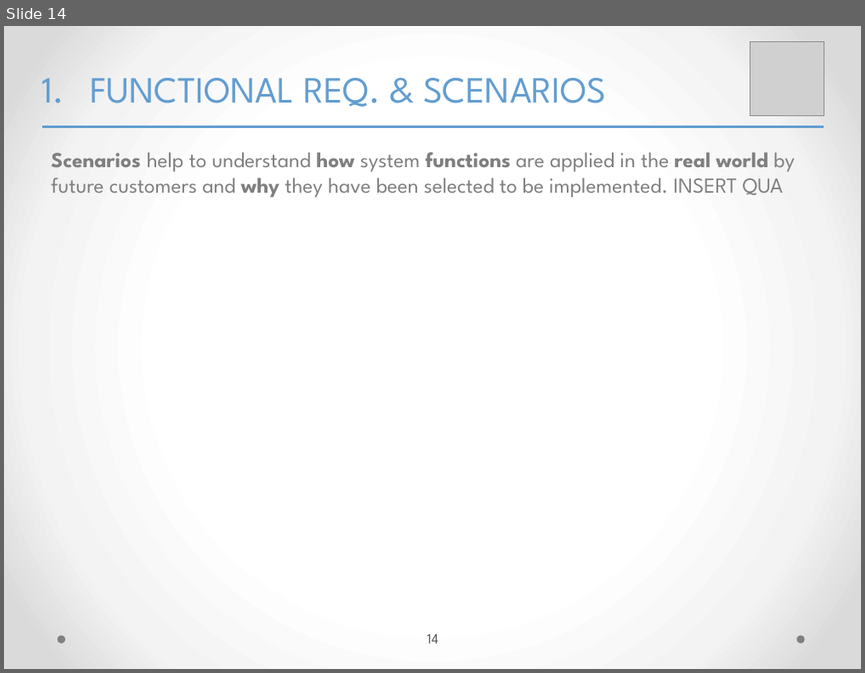
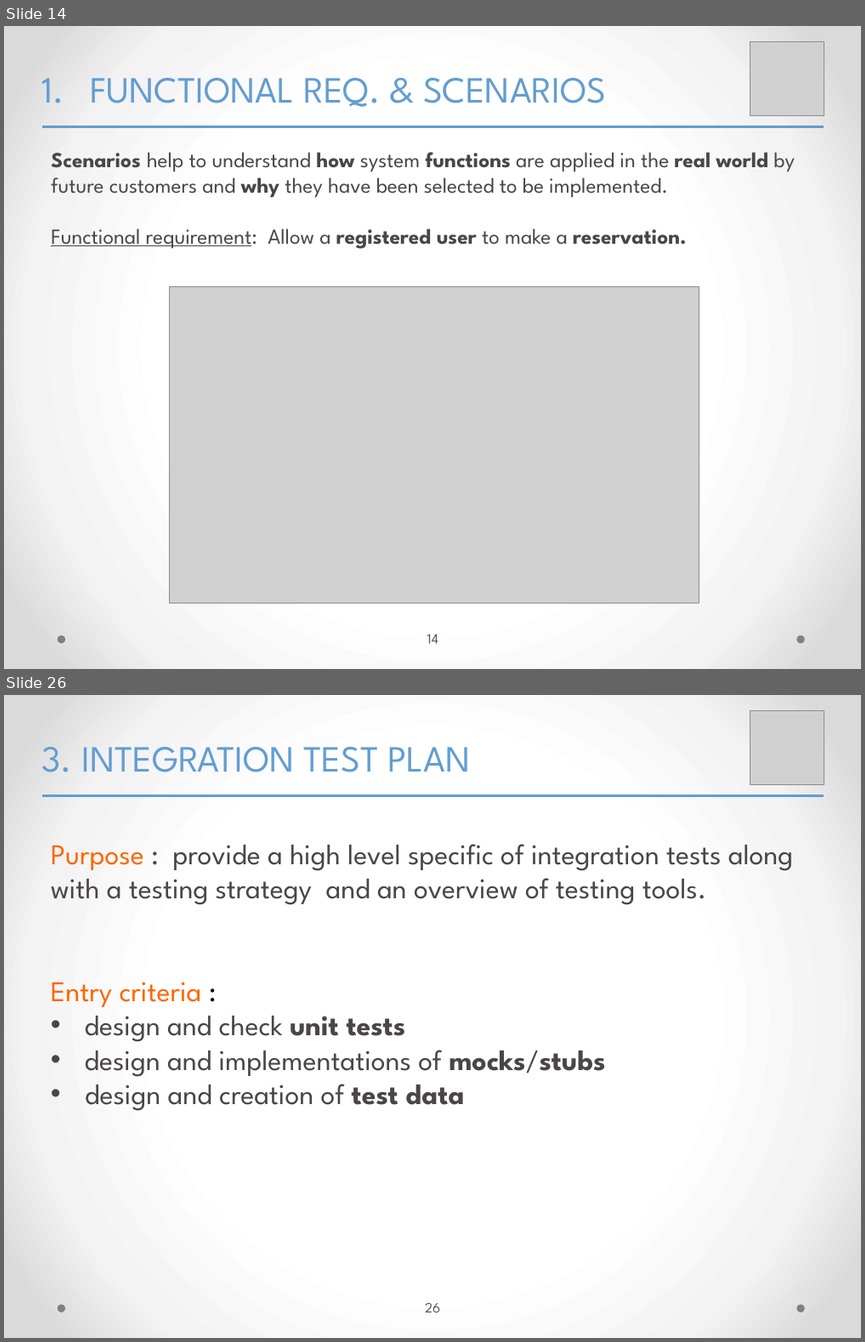
Before and after one commit to yangi92/SE2_PowerEnJoy, a slide deck: PP/FinalPresentation.pptx. Shown one above the other, each under a label of ours: slide 14 before the commit, slides 14 and 26 after it; the slides between them are not shown. The pictures are 865x673 and 865x1342 pixels, drawn with LibreOffice and Linux fonts; fonts in the diff are those of the drawing; grey boxes stand for pictures. Boxes give left, top, right and bottom in pixels: in the first picture for what was removed or moved away, otherwise in the second. Text is boxed around its words. In the diff, an @@ line names an element or a change of style, - is before the commit and + after.

```diff
--- a/PP/FinalPresentation.pptx
+++ b/PP/FinalPresentation.pptx
@@ slide 26 added at bbox=[4, 695, 861, 1338], background gradient #FFFFFF to #F4F4F4 to #DADADA; not listed: 2 template elements that a slide beside it also shows @@
@@ picture added at bbox=[750, 710, 824, 785] @@
@@ text added at bbox=[42, 747, 470, 772], 31 pt, text #629DD1 @@
+3. INTEGRATION TEST PLAN
@@ line added from (42, 795) to (824, 795), #629DD1 2.25 pt @@
@@ text added at bbox=[51, 844, 793, 1111], 24 pt, text #4A4546 @@
+Purpose : provide a high level specific of integration tests along with a testing strategy and an overview of testing tools.
+Entry criteria :
+• design and check unit tests
+• design and implementations of mocks/stubs
+• design and creation of test data
@@ page number added at bbox=[425, 1303, 440, 1312], 12 pt, text #595959 @@
+26
@@ slide 14 changed as well @@
@@ text at bbox=[51, 152, 794, 249]: text changed; text colour #7F7F7F to #4A4546 @@
-Scenarios help to understand how system functions are applied in the real world by future customers and why they have been selected to be implemented. INSERT QUA
+Scenarios help to understand how system functions are applied in the real world by future customers and why they have been selected to be implemented.
+Functional requirement: Allow a registered user to make a reservation.
@@ picture added at bbox=[170, 286, 698, 603] @@
```
Also in this commit, not shown: 8 other slides changed, 22 other slides added, 5 other files.
